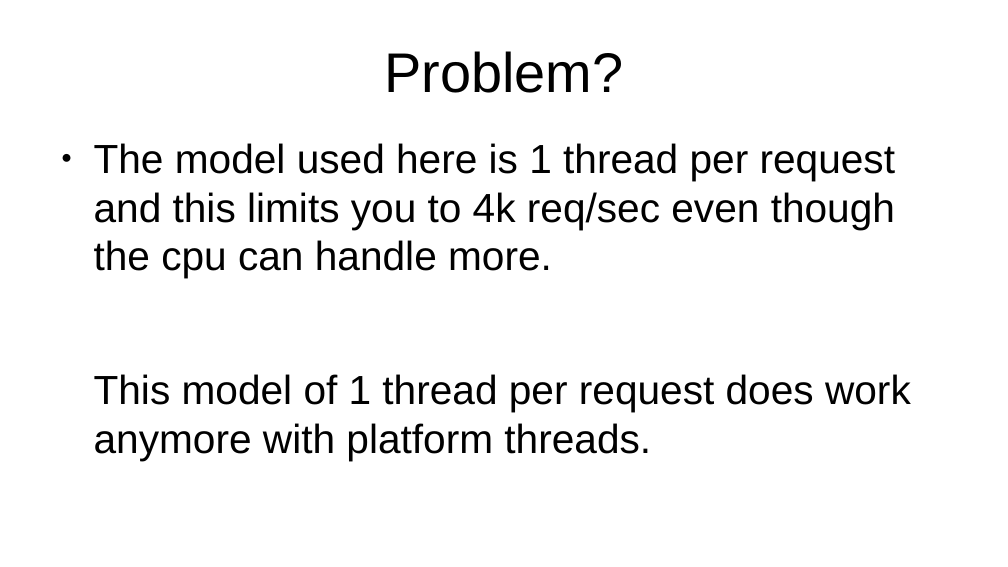
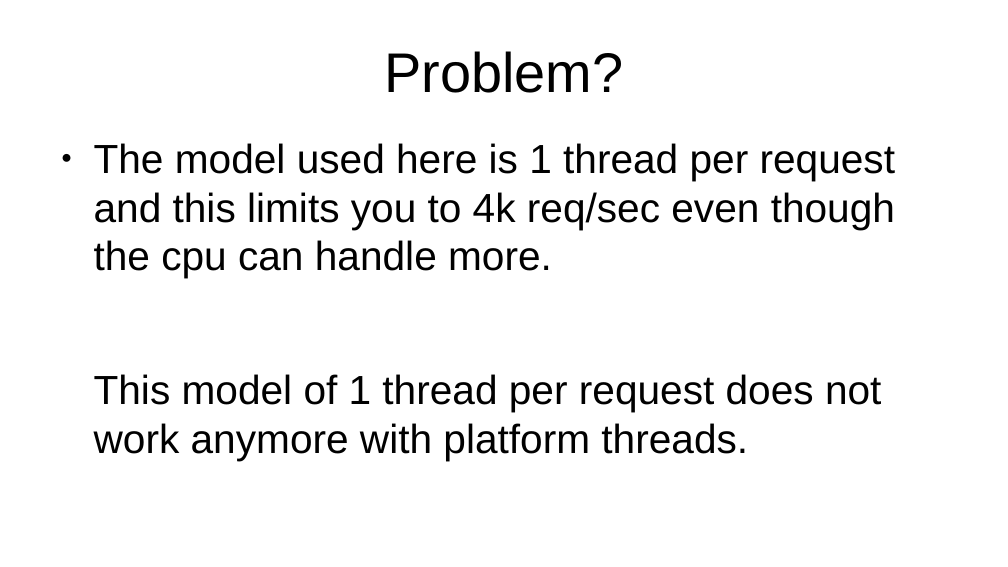
Before and after one commit to muchiri08/saf_concurency_prntn, a slide deck: slide 8 of JavaConcurrency.odp. Drawn at 1008x567 pixels with LibreOffice and Linux fonts; fonts in the diff are those of the drawing. Boxes give left, top, right and bottom in pixels: in the first picture for what was removed or moved away, otherwise in the second. Text is boxed around its words. In the diff, an @@ line names an element or a change of style, - is before the commit and + after.

```diff
--- a/JavaConcurrency.odp
+++ b/JavaConcurrency.odp
@@ text at [94, 374, 881, 460]: text changed @@
-This model of 1 thread per request does work anymore with platform threads.
+This model of 1 thread per request does not work anymore with platform threads.
```
Also in this commit, not shown: 4 other slides changed, 3 other files.
